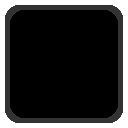
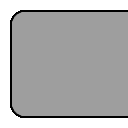
Two versions of the same layered image (128x128). Layer-by-layer changes:
hid "Camada 3" over [10, 10, 118, 118]
hid "Camada 4" over [5, 5, 123, 123]
added layer "Camada 6" above "Camada 0" over [10, 10, 128, 118]
